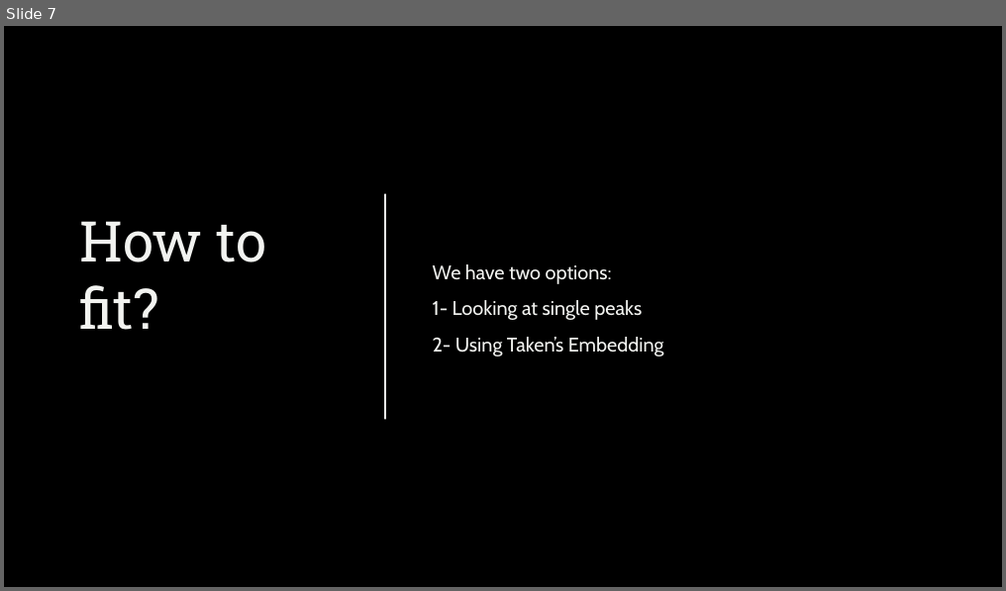
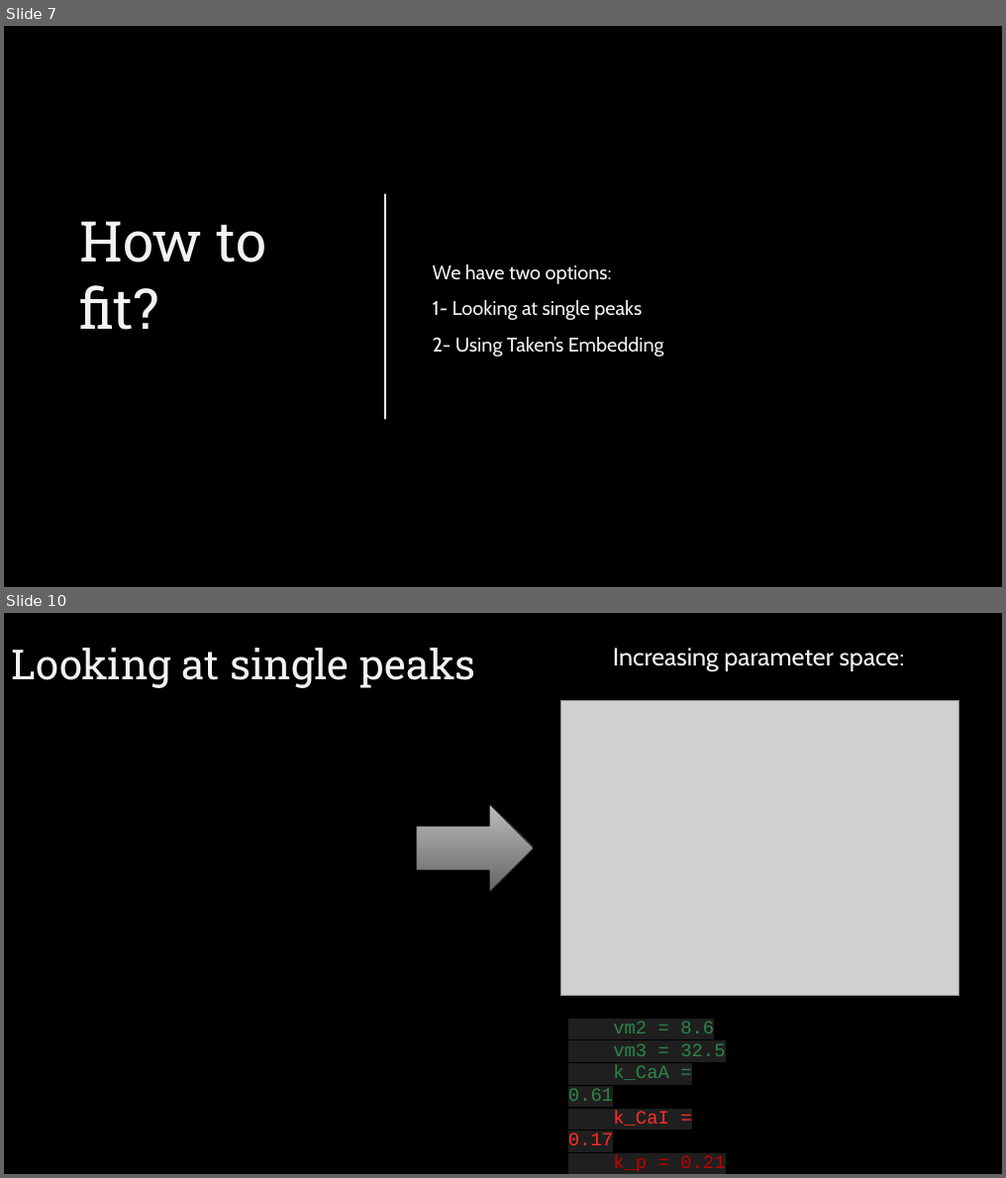
Before and after one commit to ekremdemirboga/modelling-calcium-oscillations-in-astrocytes, a slide deck: final/final.pptx. Shown one above the other, each under a label of ours: slide 7 before the commit, slides 7 and 10 after it; the slides between them are not shown. The pictures are 1006x591 and 1006x1178 pixels, drawn with LibreOffice and Linux fonts; fonts in the diff are those of the drawing; grey boxes stand for pictures; background and template pictures are left out. Boxes give left, top, right and bottom in pixels: in the first picture for what was removed or moved away, otherwise in the second. Text is boxed around its words. In the diff, an @@ line names an element or a change of style, - is before the commit and + after.

```diff
--- a/final/final.pptx
+++ b/final/final.pptx
@@ slide 10 added at box(4, 613, 1002, 1174), background picture (left out) @@
@@ title added at box(12, 648, 476, 688), 40 pt, text #F2F3F0 @@
+Looking at single peaks
@@ text added at box(613, 648, 905, 671), 24 pt, text #F2F3F0 @@
+Increasing parameter space:
@@ picture added at box(561, 700, 959, 996) @@
@@ right arrow added at box(417, 804, 534, 892), fill gradient #BCBCBC to #656565, outline #000000 0.75 pt @@
@@ text added at box(568, 1021, 725, 1172), 18 pt, text #2C8548 @@
+vm2 = 8.6
+vm3 = 32.5
+k_CaA = 0.61
+k_CaI = 0.17
+k_p = 0.21
```
Also in this commit, not shown: 2 slides changed, 16 other slides added, 5 slides removed, 3 other files.
